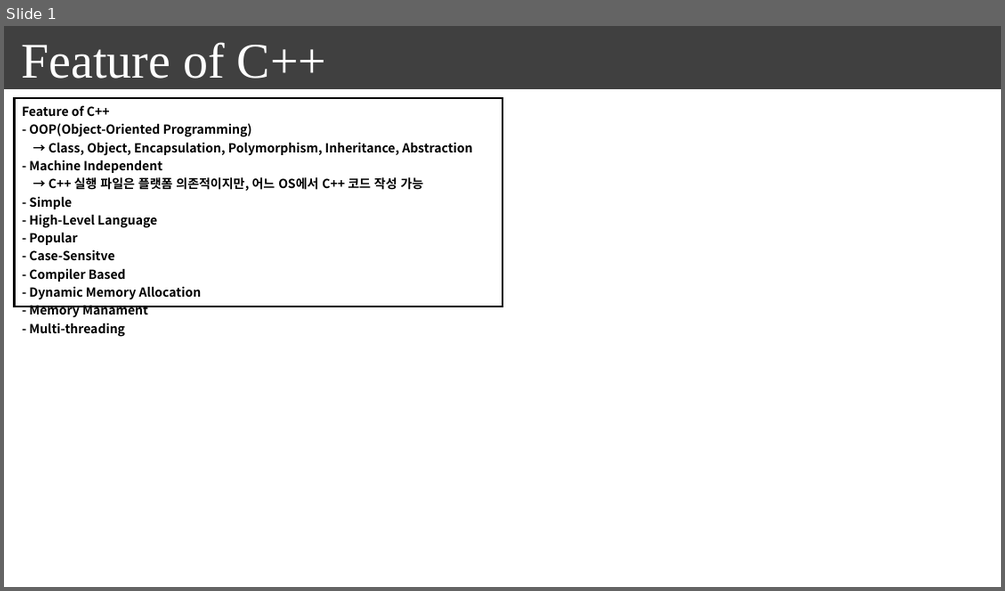
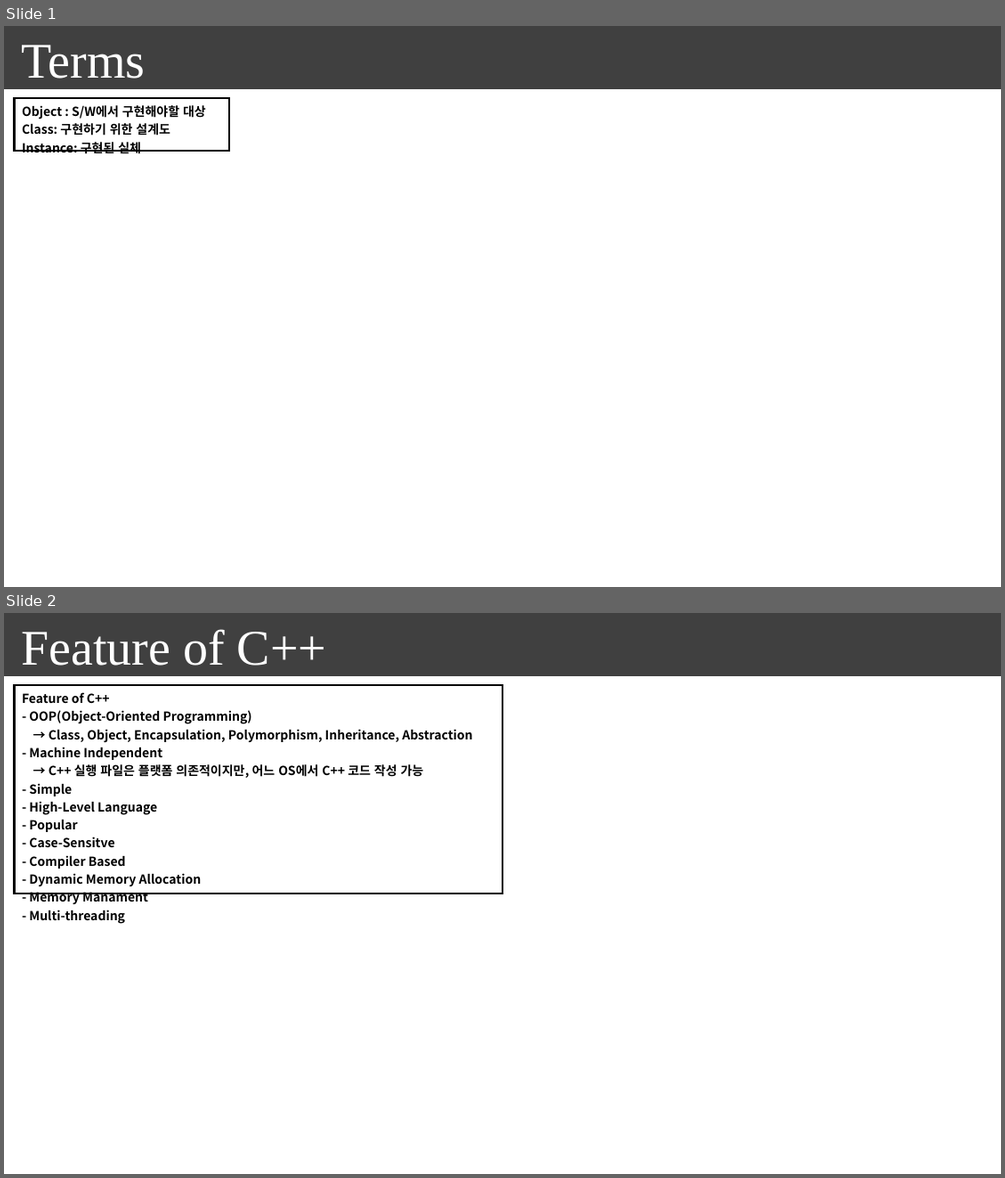
Before and after one commit to seonghokim/Study, a slide deck: everything in c++.pptx. Shown one above the other, each under a label of ours: slide 1 before the commit, slides 1 and 2 after it. The pictures are 1005x591 and 1005x1178 pixels, drawn with LibreOffice and Linux fonts; fonts in the diff are those of the drawing. Boxes give left, top, right and bottom in pixels: in the first picture for what was removed or moved away, otherwise in the second. Text is boxed around its words. In the diff, an @@ line names an element or a change of style, - is before the commit and + after.

```diff
--- a/everything in c++.pptx
+++ b/everything in c++.pptx
@@ slide 1 added at bbox=[4, 26, 1001, 587], background #FFFFFF; not listed: 1 template element that a slide beside it also shows @@
@@ text added at bbox=[22, 45, 146, 79], 48 pt, text #FFFFFF @@
+Terms
@@ table added at bbox=[15, 99, 230, 158], 1 rows, 1 columns @@
+Object : S/W에서 구현해야할 대상 / Class: 구현하기 위한 설계도 / Instance: 구현된 실체
@@ what was slide 1 is now slide 2 @@
```
Also in this commit, not shown: 1 slide changed, 7 other slides added, 5 other files.
